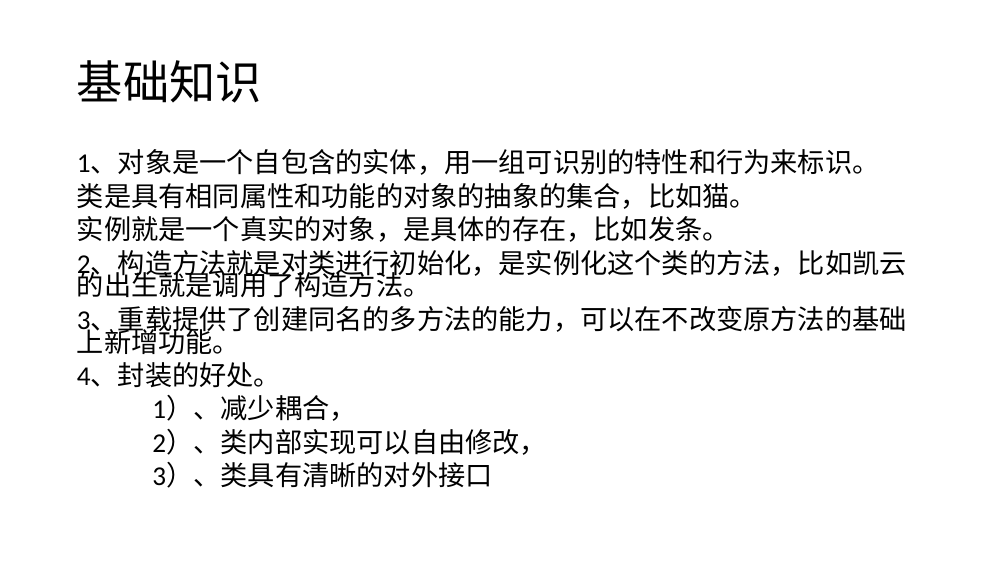
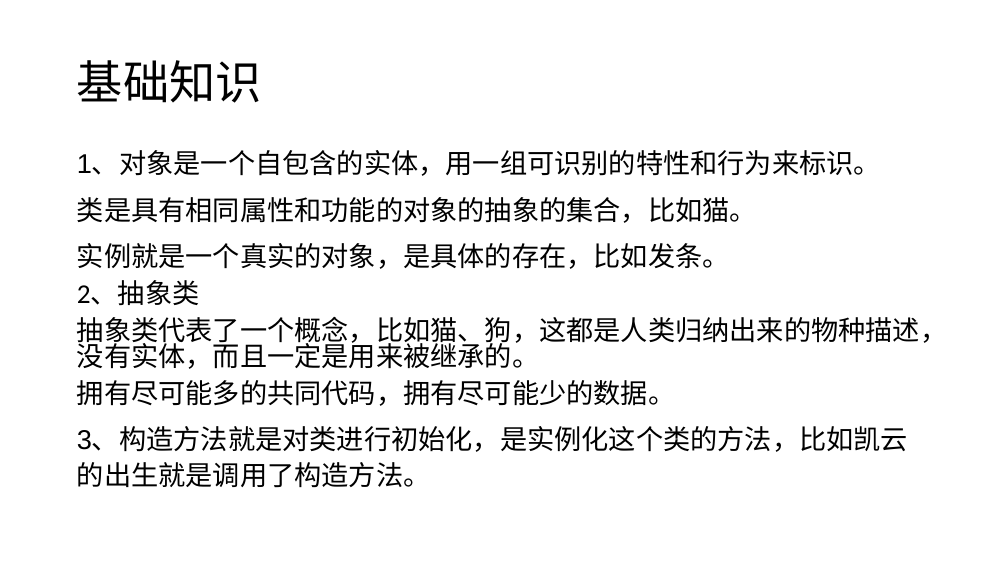
Before and after one commit to tdxhhw66/JavaCodeAcc, a slide deck: slide 5 of 设计模式1.pptx. Drawn at 1008x567 pixels with LibreOffice and Linux fonts; fonts in the diff are those of the drawing. Boxes give left, top, right and bottom in pixels: in the first picture for what was removed or moved away, otherwise in the second. Text is boxed around its words. In the diff, an @@ line names an element or a change of style, - is before the commit and + after.

Commit message:
修改ppt

```diff
--- a/设计模式1.pptx
+++ b/设计模式1.pptx
@@ text at [77, 152, 881, 269]: font Calibri to Arial in "1、对象是一个自包含的实体，用一组可识别的特性和行为来标识。", "类是具有相同属性和功能的对象的抽象的集合，比如猫。", "实例就是一个真实的对象，是具体的存在，比如发条。"; line spacing 0.7 to 1.1 @@
@@ text at [77, 281, 948, 488]: text changed @@
-2、构造方法就是对类进行初始化，是实例化这个类的方法，比如凯云的出生就是调用了构造方法。
-3、重载提供了创建同名的多方法的能力，可以在不改变原方法的基础上新增功能。
-4、封装的好处。
-1）、减少耦合，
-2）、类内部实现可以自由修改，
-3）、类具有清晰的对外接口
+2、抽象类
+抽象类代表了一个概念，比如猫、狗，这都是人类归纳出来的物种描述，没有实体，而且一定是用来被继承的。
+拥有尽可能多的共同代码，拥有尽可能少的数据。
+3、构造方法就是对类进行初始化，是实例化这个类的方法，比如凯云的出生就是调用了构造方法。
```
Also in this commit, not shown: 1 other slide changed, 1 slide added.
